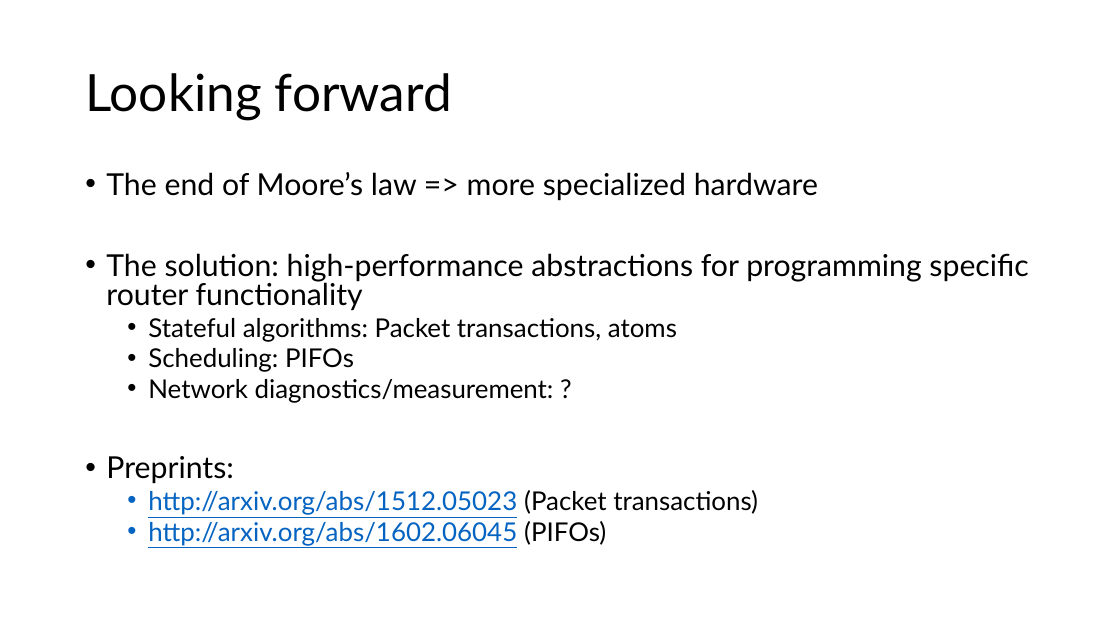
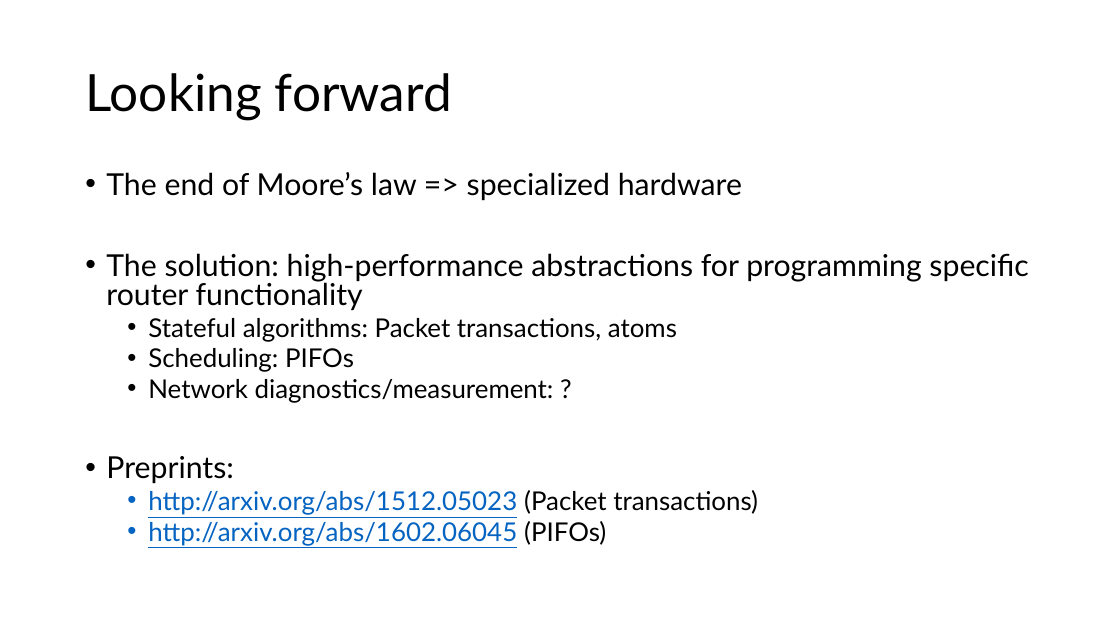
Before and after one commit to anirudhSK/pifo-domino-marple-ppts, a slide deck: slide 48 of domino_pifo.pptx. Drawn at 1120x630 pixels with LibreOffice and Linux fonts; fonts in the diff are those of the drawing. Boxes give left, top, right and bottom in pixels: in the first picture for what was removed or moved away, otherwise in the second. Text is boxed around its words. In the diff, an @@ line names an element or a change of style, - is before the commit and + after.

```diff
--- a/domino_pifo.pptx
+++ b/domino_pifo.pptx
@@ text at (106, 172, 742, 200): text changed @@
-• The end of Moore’s law => more specialized hardware
+• The end of Moore’s law => specialized hardware
```
Also in this commit, not shown: 1 other slide changed.
